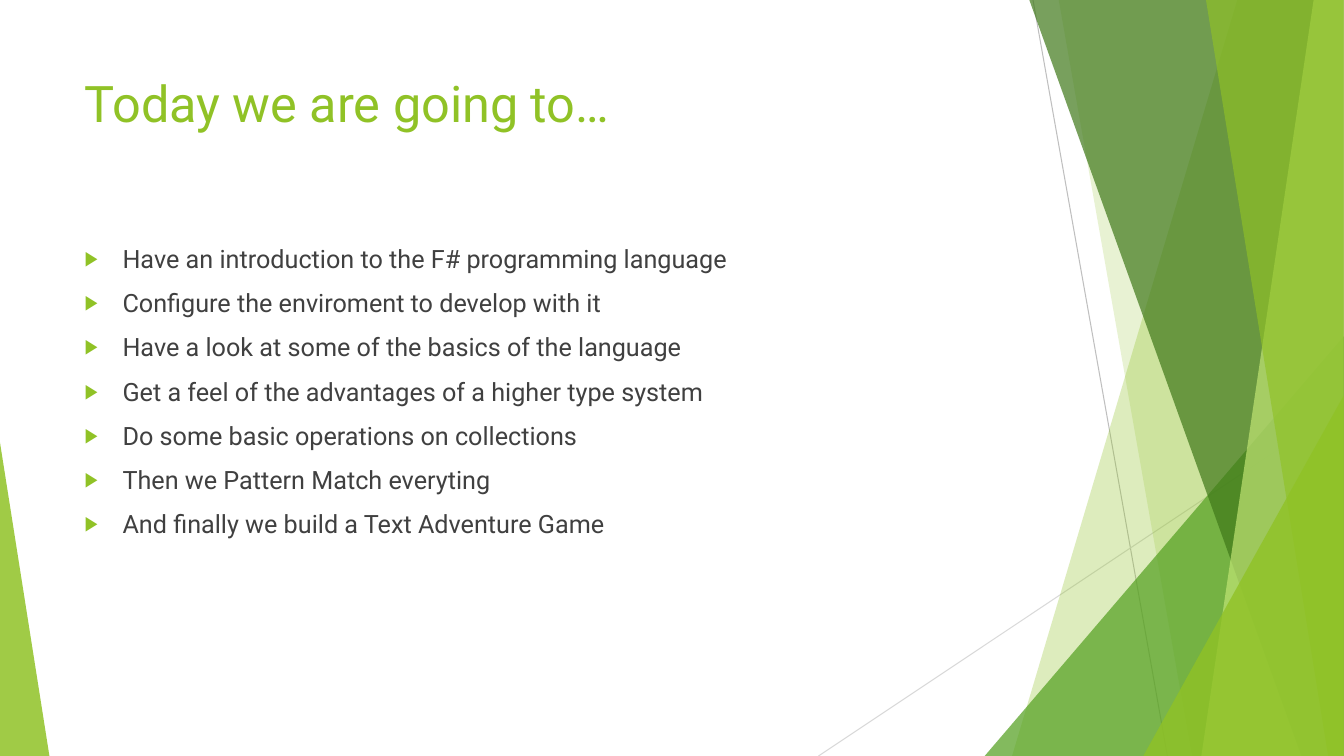
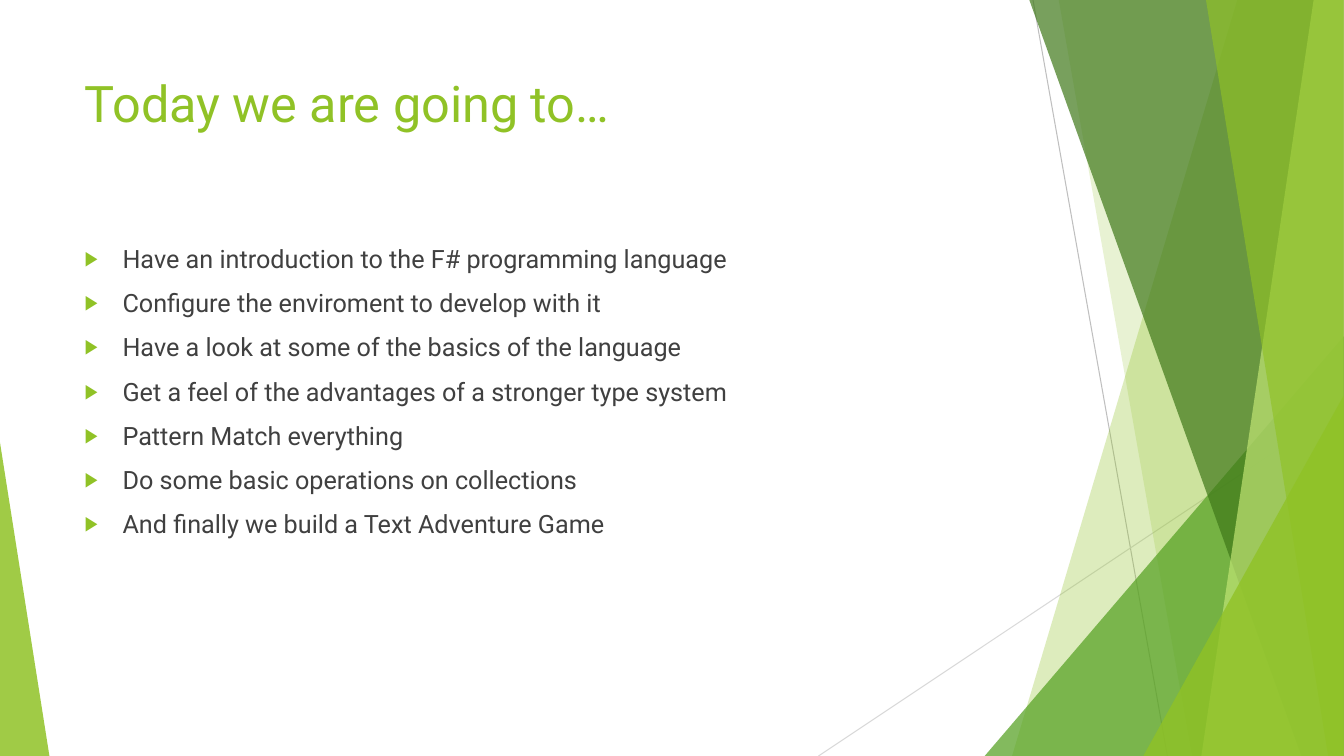
Before and after one commit to danielepo/F-Bootcamp, a slide deck: slide 2 of Presentation/Functional Programming with FSharp.pptx. Drawn at 1344x756 pixels with LibreOffice and Linux fonts; fonts in the diff are those of the drawing. Boxes give left, top, right and bottom in pixels: in the first picture for what was removed or moved away, otherwise in the second. Text is boxed around its words. In the diff, an @@ line names an element or a change of style, - is before the commit and + after.

```diff
--- a/Presentation/Functional Programming with FSharp.pptx
+++ b/Presentation/Functional Programming with FSharp.pptx
@@ text at (123, 382, 727, 451): text changed @@
-▶ Get a feel of the advantages of a higher type system
+▶ Get a feel of the advantages of a stronger type system
+▶ Pattern Match everything
@@ text at (123, 470, 491, 495): paragraph removed @@
-▶ Then we Pattern Match everyting
```
Also in this commit, not shown: 23 other slides changed, 1 slide removed.
